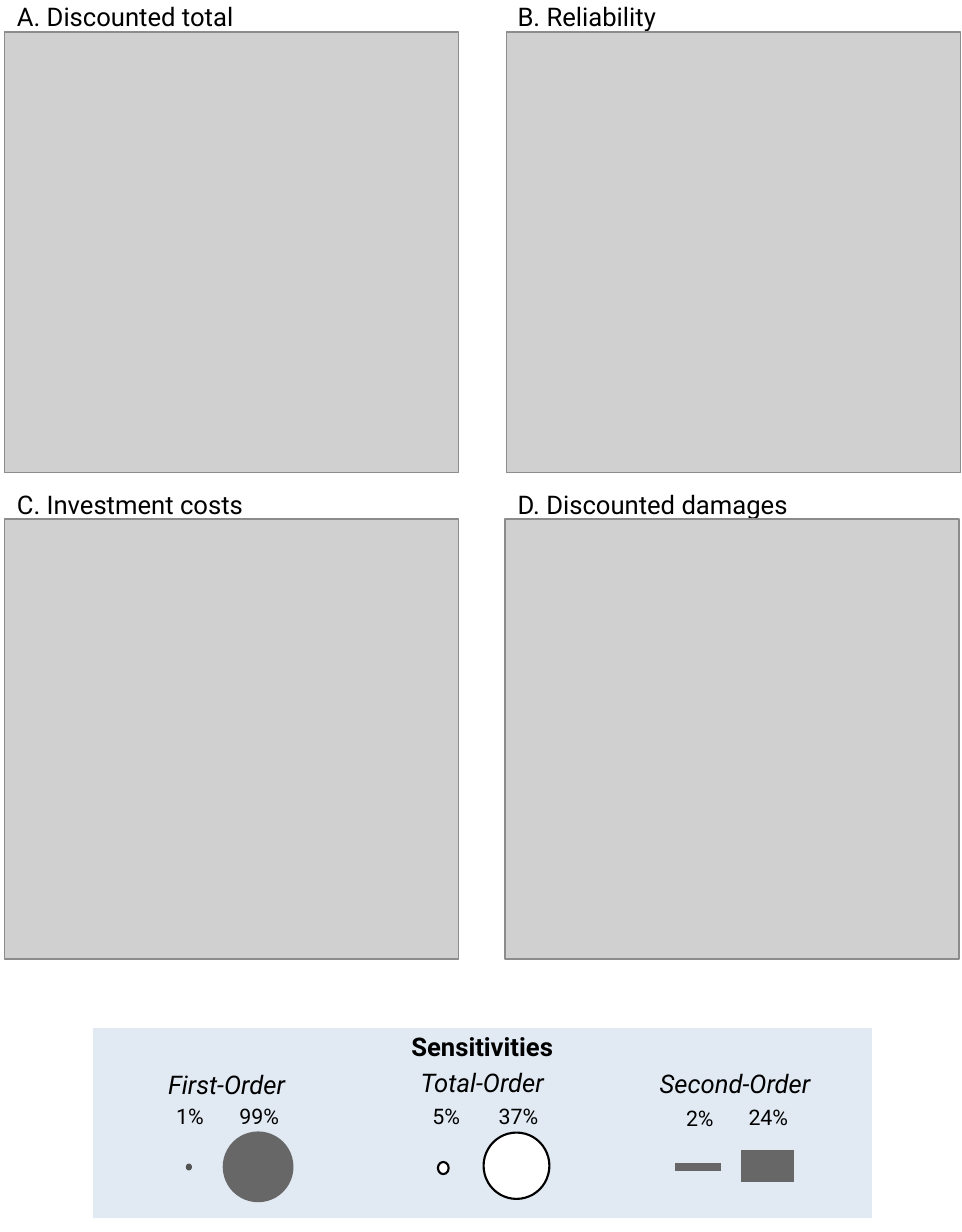
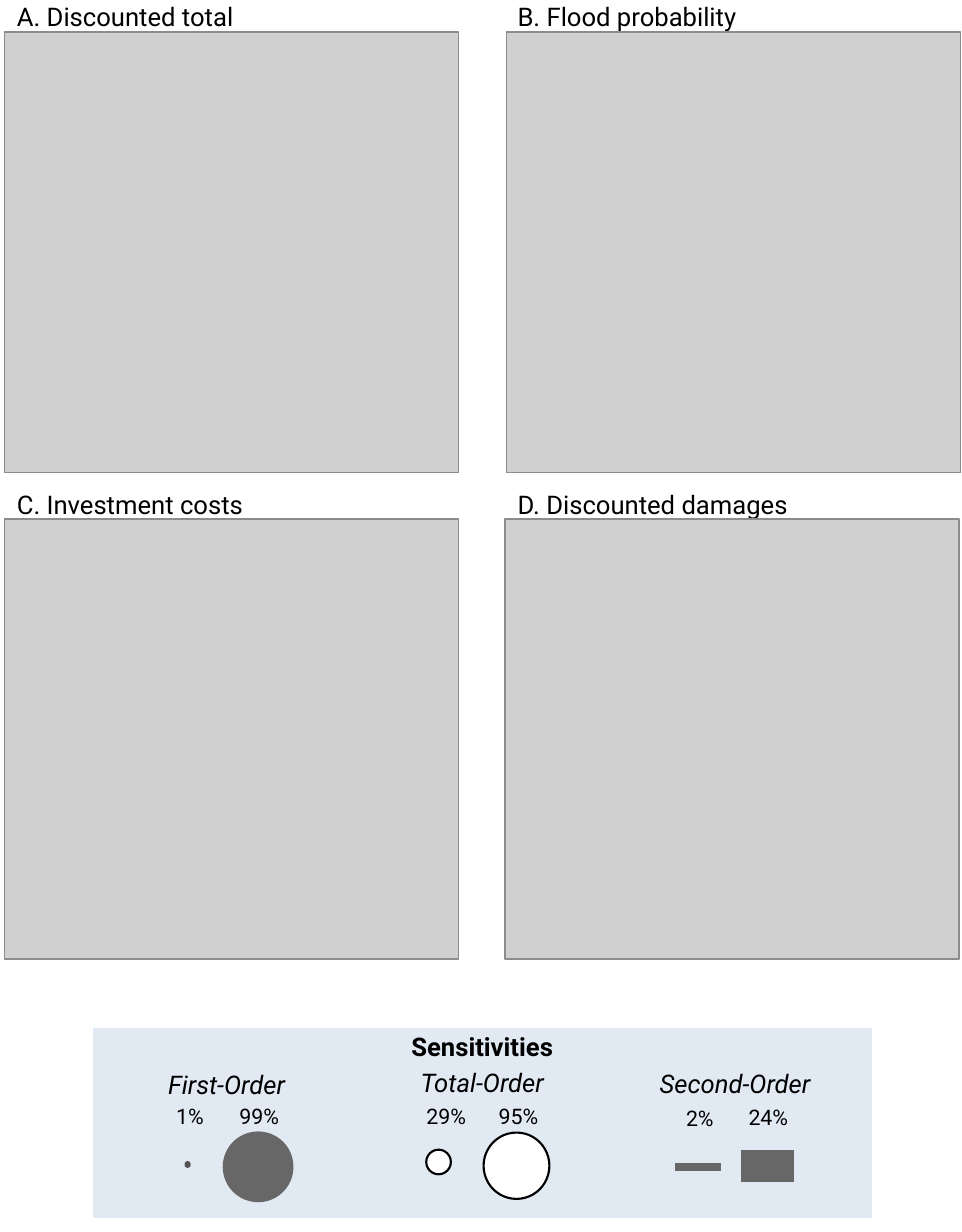
Before and after one commit to pcoddo/VanDantzig, a slide deck: slide 2 of Model_Versions/Uncertainty_SLR_GEV/Sensitivity_Analysis/Sobol/SALib/Output/Figures/Sobol_setup.pptx. Drawn at 962x1232 pixels with LibreOffice and Linux fonts; fonts in the diff are those of the drawing; grey boxes stand for pictures. Boxes give left, top, right and bottom in pixels: in the first picture for what was removed or moved away, otherwise in the second. Text is boxed around its words. In the diff, an @@ line names an element or a change of style, - is before the commit and + after.

```diff
--- a/Model_Versions/Uncertainty_SLR_GEV/Sensitivity_Analysis/Sobol/SALib/Output/Figures/Sobol_setup.pptx
+++ b/Model_Versions/Uncertainty_SLR_GEV/Sensitivity_Analysis/Sobol/SALib/Output/Figures/Sobol_setup.pptx
@@ text at (x1=518, y1=6, x2=736, y2=32): text changed @@
-B. Reliability
+B. Flood probability
@@ text at (x1=426, y1=1108, x2=466, y2=1124): text changed @@
-5%
+29%
@@ text at (x1=499, y1=1108, x2=539, y2=1125): text changed @@
-37%
+95%
@@ ellipse resized from (x1=439, y1=1162, x2=449, y2=1174) to (x1=426, y1=1150, x2=451, y2=1174) @@
```
Also in this commit, not shown: 21 other files.
